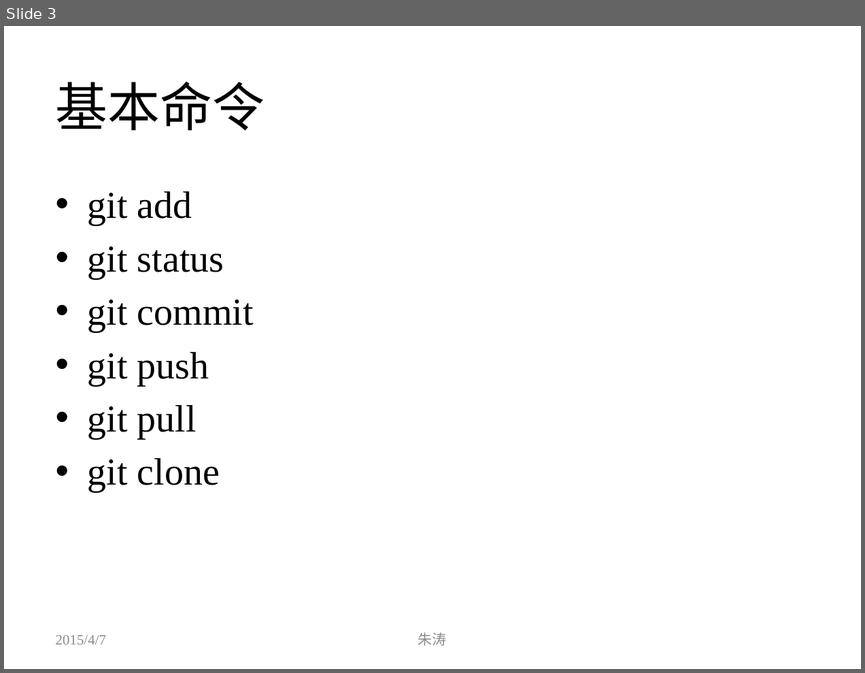
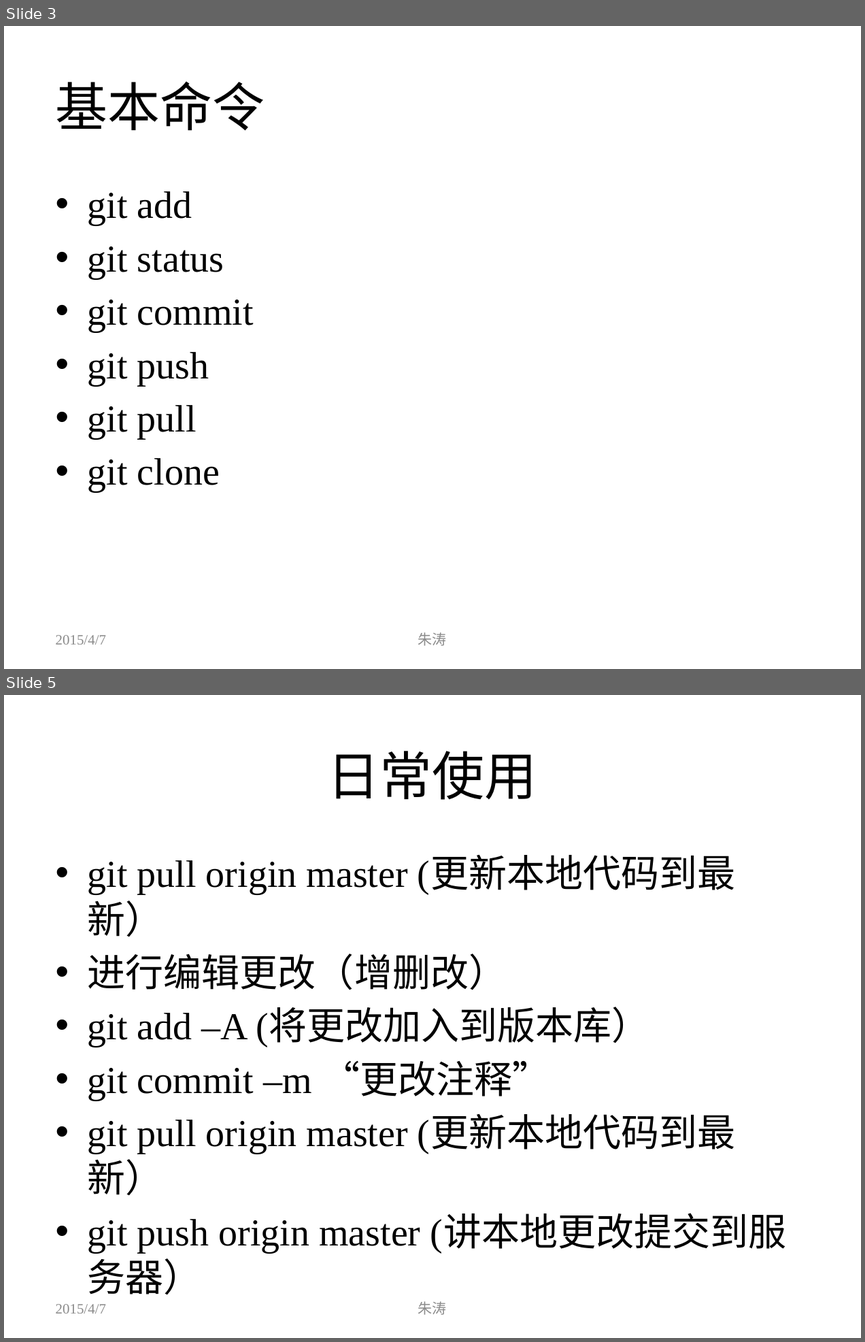
Before and after one commit to zhutao2015/JavaCourse, a slide deck: lesson1/git.pptx. Shown one above the other, each under a label of ours: slide 3 before the commit, slides 3 and 5 after it; the slides between them are not shown. The pictures are 865x673 and 865x1342 pixels, drawn with LibreOffice and Linux fonts; fonts in the diff are those of the drawing. Boxes give left, top, right and bottom in pixels: in the first picture for what was removed or moved away, otherwise in the second. Text is boxed around its words. In the diff, an @@ line names an element or a change of style, - is before the commit and + after.

```diff
--- a/lesson1/git.pptx
+++ b/lesson1/git.pptx
@@ slide 5 added at bbox=[4, 695, 861, 1338], background #FFFFFF @@
@@ title added at bbox=[328, 751, 537, 800], 44 pt, text #000000 @@
+日常使用
@@ text added at bbox=[88, 858, 787, 1252], 32 pt, text #000000 @@
+• git pull origin master (更新本地代码到最新）
+• 进行编辑更改（增删改）
+• git add –A (将更改加入到版本库）
+• git commit –m “更改注释”
+• git pull origin master (更新本地代码到最新）
+• git push origin master (讲本地更改提交到服务器）
@@ text added at bbox=[56, 1304, 106, 1313], 12 pt, text #8C8C8C @@
+2015/4/7
@@ text added at bbox=[418, 1301, 447, 1314], 12 pt, text #8C8C8C @@
+朱涛
```
Also in this commit, not shown: 1 other slide added.
